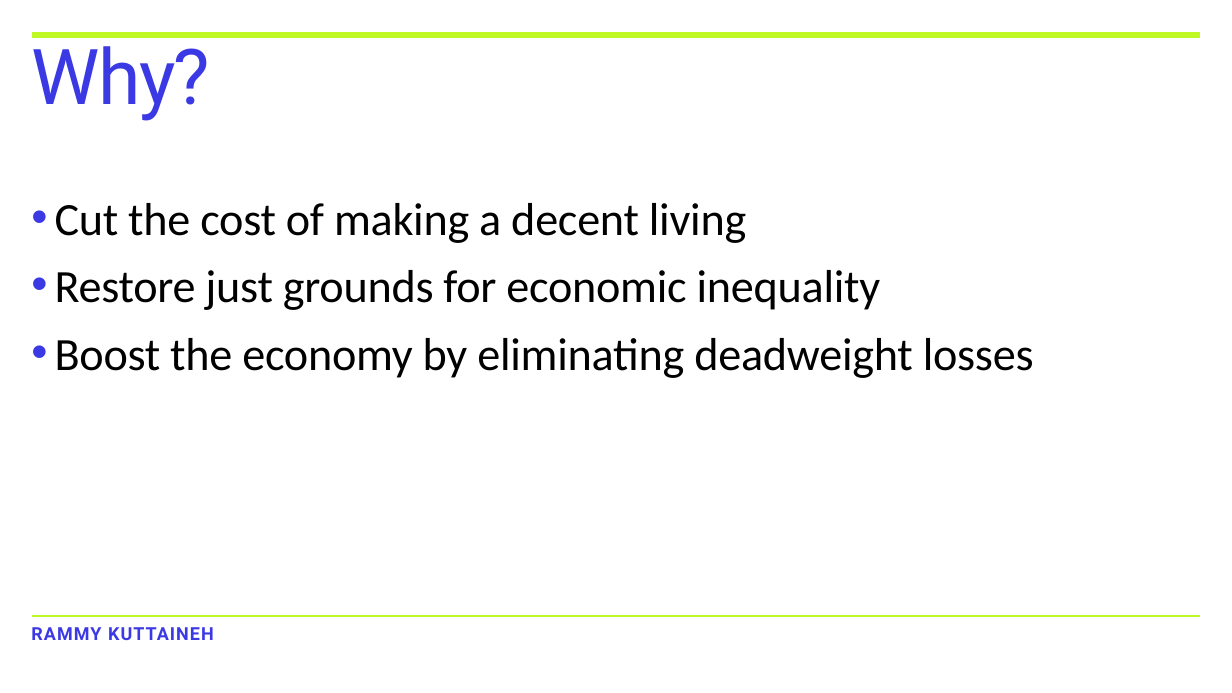
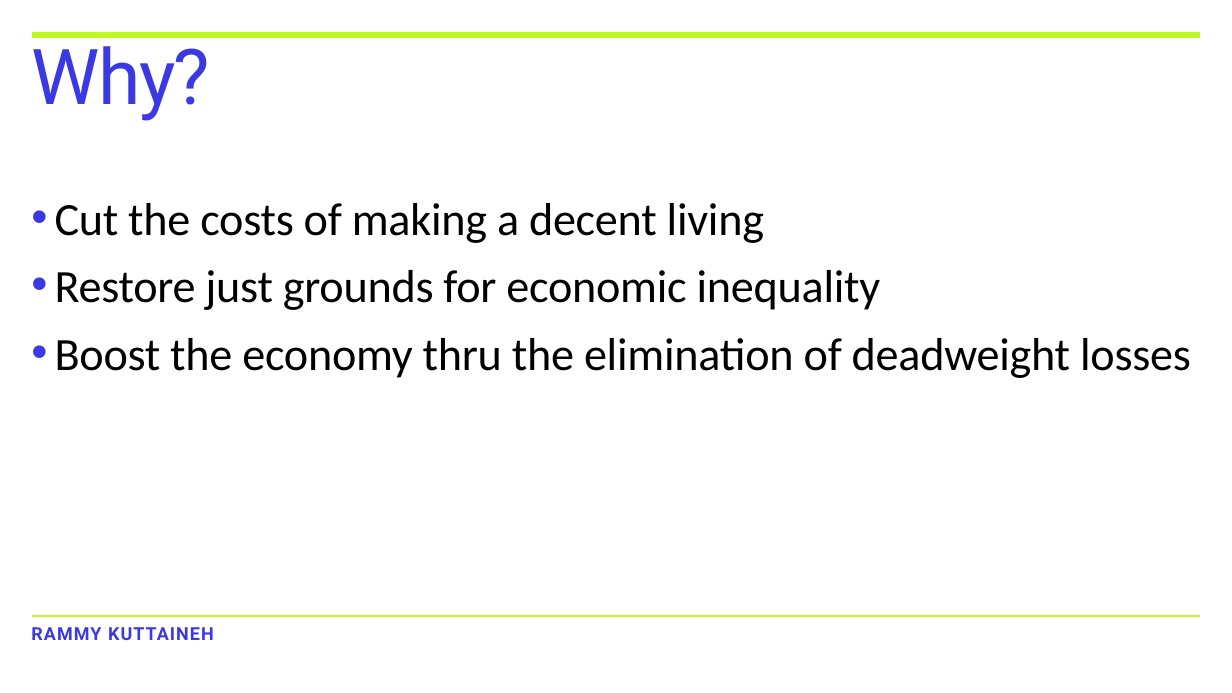
Before and after one commit to kuttaineh/unititle, a slide deck: slide 9 of TRANSITION.ppsx. Drawn at 1232x693 pixels with LibreOffice and Linux fonts; fonts in the diff are those of the drawing. Boxes give left, top, right and bottom in pixels: in the first picture for what was removed or moved away, otherwise in the second. Text is boxed around its words. In the diff, an @@ line names an element or a change of style, - is before the commit and + after.

```diff
--- a/TRANSITION.ppsx
+++ b/TRANSITION.ppsx
@@ text at bbox=[55, 203, 764, 243]: text changed @@
-• Cut the cost of making a decent living
+• Cut the costs of making a decent living
@@ text at bbox=[55, 338, 1191, 378]: text changed @@
-• Boost the economy by eliminating deadweight losses
+• Boost the economy thru the elimination of deadweight losses
```
Also in this commit, not shown: 3 other slides changed.
